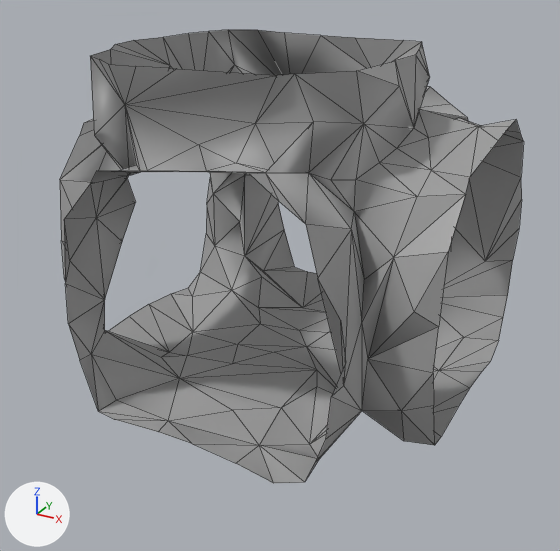
Before and after pictures for a commit that changed the glTF model Rogue-Robots/Assets/Models/ModularBlocks/5NoDownConnector.gltf.
Camera for both pictures: a 50 mm lens placed at (4.44, -8.31, 6.19), pointed at (0.05, -0.33, 2.2). The lights are fixed; the arrows at lower left show +X, +Y and +Z. Mesh edges are drawn as thin lines. Vertices at the same position are counted once.

The scene before the commit, as lines of its bpy script (objects in view):
```python
me_scene_063 = bpy.data.meshes.new('Scene.063')
me_scene_063.from_pydata(...)  # 242 vertices, 378 faces; spans x -2.5..2.5, y -2.5..2.5, z 0.73..5.0
# faces by material slot: [85, 293]
me_scene_063.materials.append(mat_pp_standard_material_205)  # picture img_pp_color_palette
me_scene_063.materials.append(mat_pp_standard_material_207)  # picture img_pp_color_palette
ob_5nodownconnector = bpy.data.objects.new('5NoDownConnector', me_scene_063)
ob_5nodownconnector.location = (0.0, 0.0, 0.0)
```
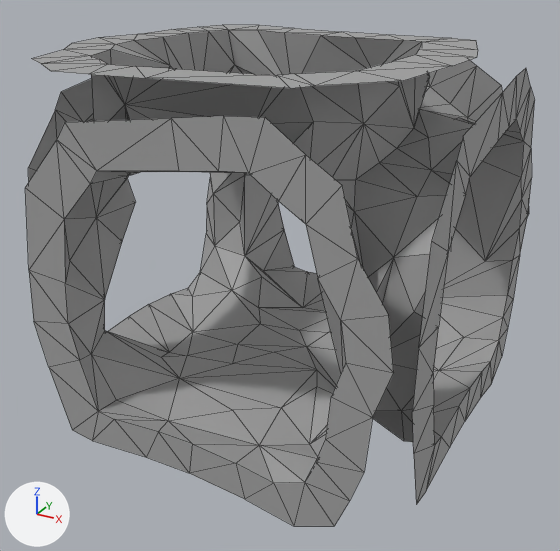
Where the change shows, as pixel boxes [x1, y1, x2, y2] in the pictures (560 x 551 px):
'5NoDownConnector', reshaped (10% wider, 11% taller): before [60, 30, 524, 483]; after [25, 25, 535, 526]
part 1 of me_scene_063, added: after [25, 25, 535, 526]

What changed in the scene script:
```text
Change me_scene_063:
    used by ob_5nodownconnector; location = (0.0, 0.0, 0.0)
    remove me_scene_063.from_pydata(...)  # 242 vertices, 378 faces; spans x -2.5..2.5, y -2.5..2.5, z 0.73..5.0
    add me_scene_063.from_pydata(...)  # 358 vertices, 610 faces; spans x -2.5..2.51, y -2.74..2.5, z 0.32..5.0
    me_scene_063 part 1
    116 vertices are added at x -2.5..2.51, y -2.74..2.5, z 0.32..5.0
    88 new faces join them, mat_pp_standard_material_205 (picture img_pp_color_palette)
    144 new faces join them, mat_pp_standard_material_207 (picture img_pp_color_palette)
    me_scene_063 part 2: the surface is now shaded flat
```
